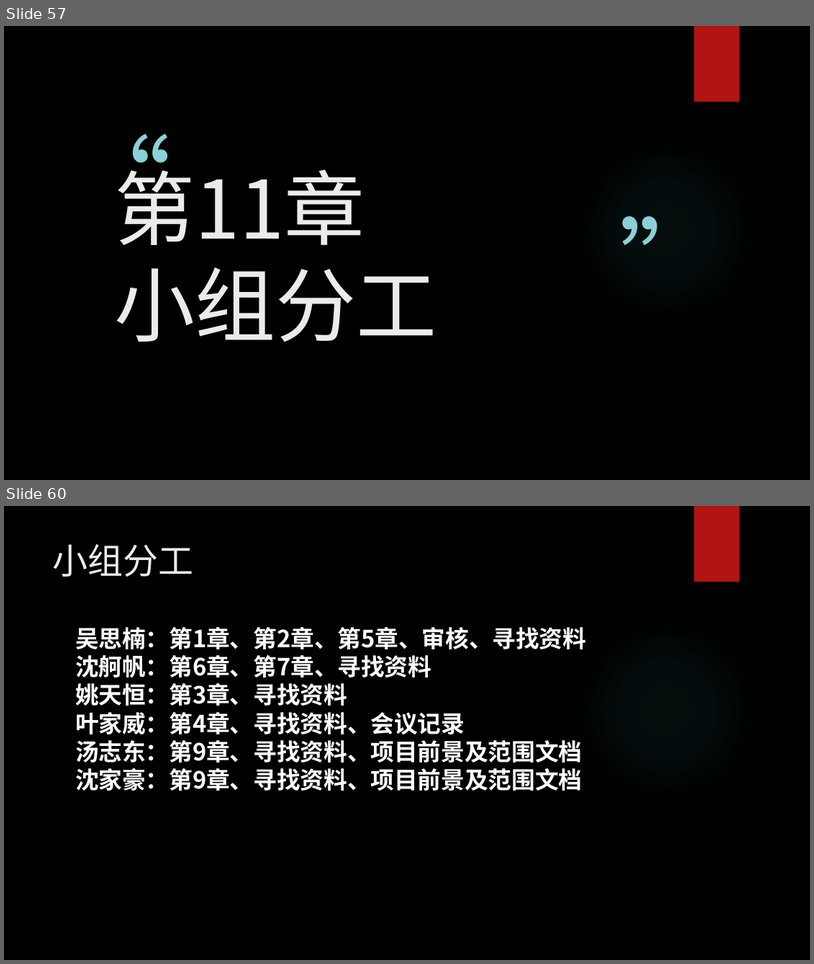
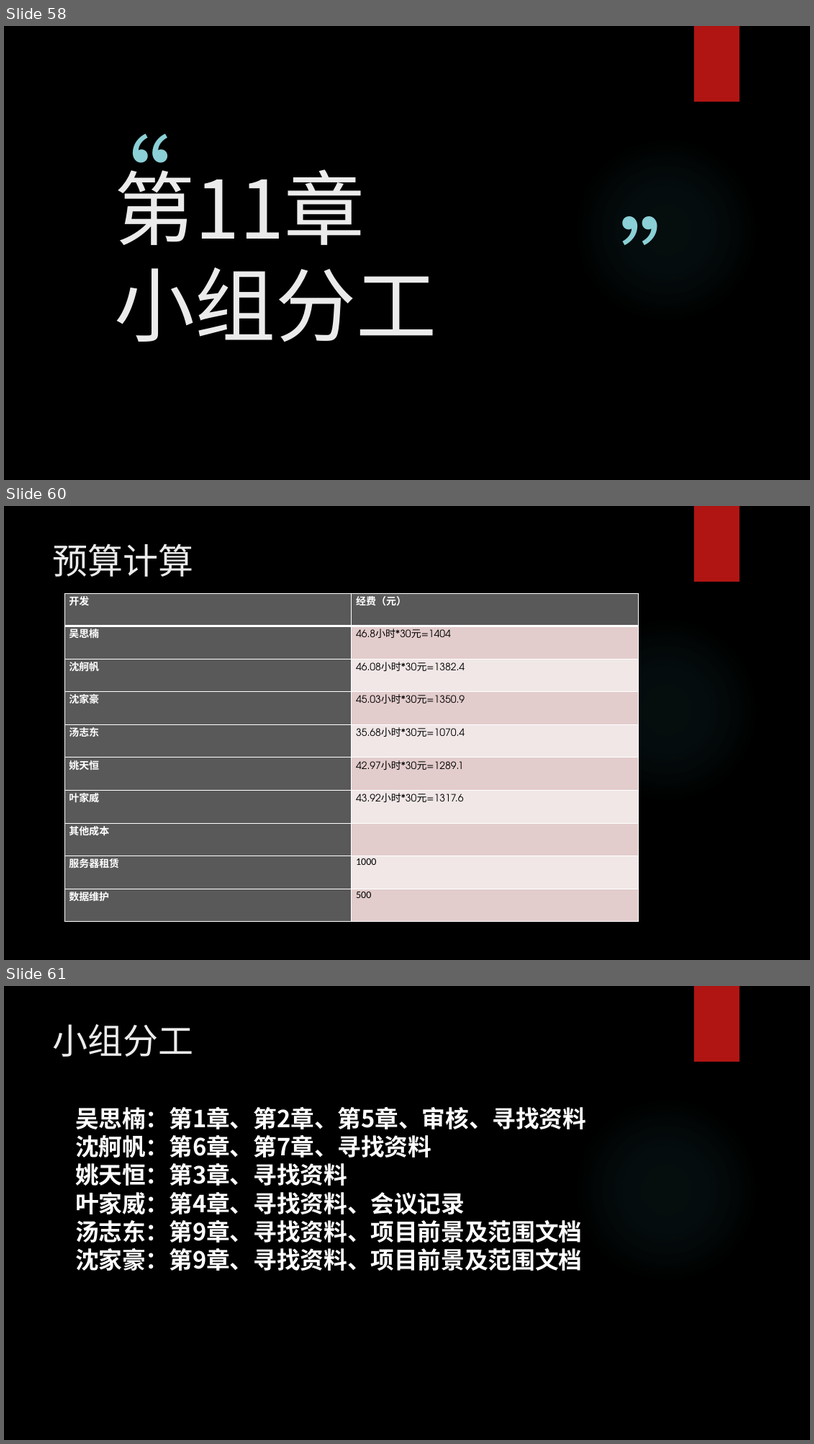
Before and after one commit to woncat/PRD2017, a slide deck: PRD-2017-G25-需求工程计划PPTV0.2.pptx. Shown one above the other, each under a label of ours: slides 57 and 60 before the commit, slides 58, 60 and 61 after it; the slides between them are not shown. The pictures are 814x964 and 814x1444 pixels, drawn with LibreOffice and Linux fonts; fonts in the diff are those of the drawing; background and template pictures are left out. Boxes give left, top, right and bottom in pixels: in the first picture for what was removed or moved away, otherwise in the second. Text is boxed around its words. In the diff, an @@ line names an element or a change of style, - is before the commit and + after.

```diff
--- a/PRD-2017-G25-需求工程计划PPTV0.2.pptx
+++ b/PRD-2017-G25-需求工程计划PPTV0.2.pptx
@@ slide 60 added at [4, 506, 810, 960], background picture (left out); not listed: 2 template elements that a slide beside it also shows @@
@@ title added at [53, 543, 194, 577], 42 pt, text #EBEBEB @@
+预算计算
@@ table added at [64, 593, 639, 921], 10 rows, 2 columns @@
+开发 | 经费（元）
+吴思楠 | 46.8小时*30元=1404
+沈舸帆 | 46.08小时*30元=1382.4
+沈家豪 | 45.03小时*30元=1350.9
+汤志东 | 35.68小时*30元=1070.4
+姚天恒 | 42.97小时*30元=1289.1
+叶家威 | 43.92小时*30元=1317.6
+其他成本 | 
+服务器租赁 | 1000
+数据维护 | 500
@@ what was slide 57 is now slide 58 @@
@@ what was slide 60 is now slide 61 @@
```
Also in this commit, not shown: 7 slides changed, 1 other slide added, 1 slide removed, 2 other files.
